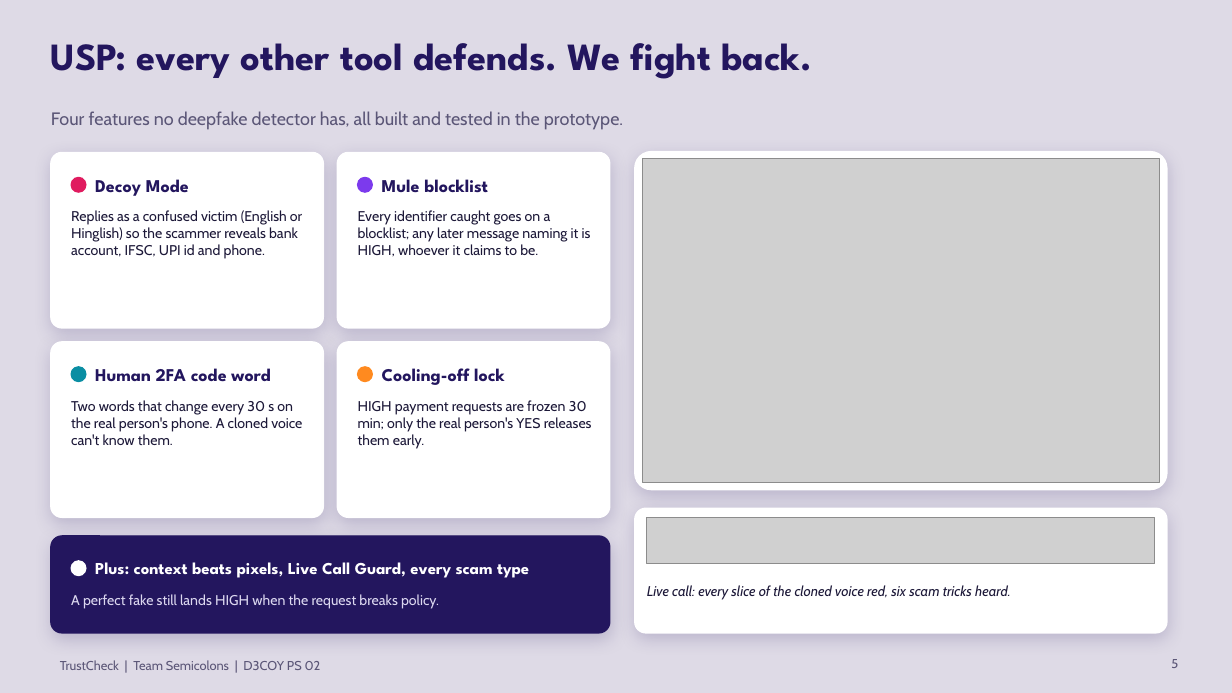
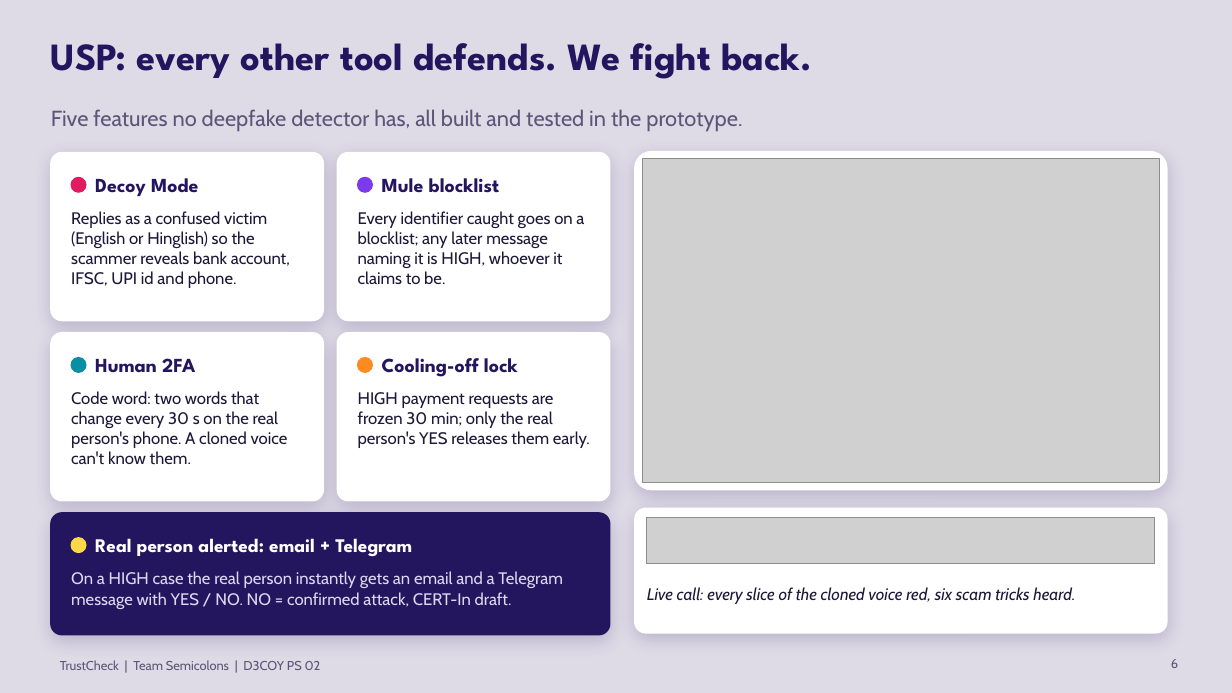
Before and after one commit to D3C0Y-1-0/Semicolons_D3C0Y_DhruvPatel, a slide deck: slide 6 of docs/TrustCheck_elimination.pptx (slide 5 before the commit). Drawn at 1232x693 pixels with LibreOffice and Linux fonts; fonts in the diff are those of the drawing; grey boxes stand for pictures. Boxes give left, top, right and bottom in pixels: in the first picture for what was removed or moved away, otherwise in the second. Text is boxed around its words. In the diff, an @@ line names an element or a change of style, - is before the commit and + after.

```diff
--- a/docs/TrustCheck_elimination.pptx
+++ b/docs/TrustCheck_elimination.pptx
@@ text at bbox=[51, 109, 742, 131]: text changed; size 14 to 17 pt @@
-Four features no deepfake detector has, all built and tested in the prototype.
+Five features no deepfake detector has, all built and tested in the prototype.
@@ rounded rectangle: place and size @@
-rounded rectangle at bbox=[51, 152, 323, 328]
+rounded rectangle at bbox=[51, 152, 323, 321]
@@ rounded rectangle: place and size @@
-rounded rectangle at bbox=[337, 152, 610, 328]
+rounded rectangle at bbox=[337, 152, 610, 321]
@@ rounded rectangle: place and size @@
-rounded rectangle at bbox=[51, 342, 323, 518]
+rounded rectangle at bbox=[51, 333, 323, 501]
@@ text at bbox=[95, 358, 196, 372]: text changed; size 14 to 15.5 pt @@
-Human 2FA code word
+Human 2FA
@@ rounded rectangle: place and size @@
-rounded rectangle at bbox=[337, 342, 610, 518]
+rounded rectangle at bbox=[337, 333, 610, 501]
@@ 2 ellipses, 1 text: place and size @@
-2 ellipses, 1 text at bbox=[71, 367, 505, 385]
+2 ellipses, 1 text at bbox=[71, 358, 518, 377]
@@ size 14 to 15.5 pt in 3 elements at bbox=[95, 178, 198, 196], bbox=[382, 178, 500, 193], bbox=[382, 358, 518, 377] @@
@@ size 11 to 13 pt in 4 elements at bbox=[647, 587, 1075, 604], bbox=[71, 211, 290, 288], bbox=[358, 211, 584, 284], bbox=[358, 392, 590, 448] @@
@@ text "HIGH payment requests are frozen ...": place and size @@
-text "HIGH payment requests are frozen ..." at bbox=[358, 400, 592, 449]
+text "HIGH payment requests are frozen ..." at bbox=[358, 392, 590, 448]
@@ text at bbox=[71, 391, 288, 464]: text changed; size 11 to 13 pt @@
-Two words that change every 30 s on the real person's phone. A cloned voice can't know them.
+Code word: two words that change every 30 s on the real person's phone. A cloned voice can't know them.
@@ proportions changed in 5 elements at bbox=[51, 152, 323, 321], bbox=[337, 152, 610, 321], bbox=[51, 333, 323, 501], bbox=[337, 333, 610, 501], bbox=[51, 513, 610, 635] @@
@@ rounded rectangle: place and size @@
-rounded rectangle at bbox=[51, 536, 610, 633]
+rounded rectangle at bbox=[51, 513, 610, 635]
@@ ellipse: place and size @@
-ellipse at bbox=[71, 561, 86, 576]
+ellipse at bbox=[71, 538, 86, 553]
@@ ellipse at bbox=[71, 538, 86, 553]: fill #FFFFFF to #FFD84A; outline #FFFFFF 1 pt to #FFD84A 1 pt @@
@@ text at bbox=[95, 538, 412, 557]: text changed; size 13 to 15 pt @@
-Plus: context beats pixels, Live Call Guard, every scam type
+Real person alerted: email + Telegram
@@ text at bbox=[71, 571, 563, 609]: text changed; size 11 to 13 pt @@
-A perfect fake still lands HIGH when the request breaks policy.
+On a HIGH case the real person instantly gets an email and a Telegram message with YES / NO. NO = confirmed attack, CERT-In draft.
@@ page number at bbox=[1171, 659, 1178, 668]: text changed @@
-5
+6
```
Also in this commit, not shown: 5 other slides changed, 1 slide added.
